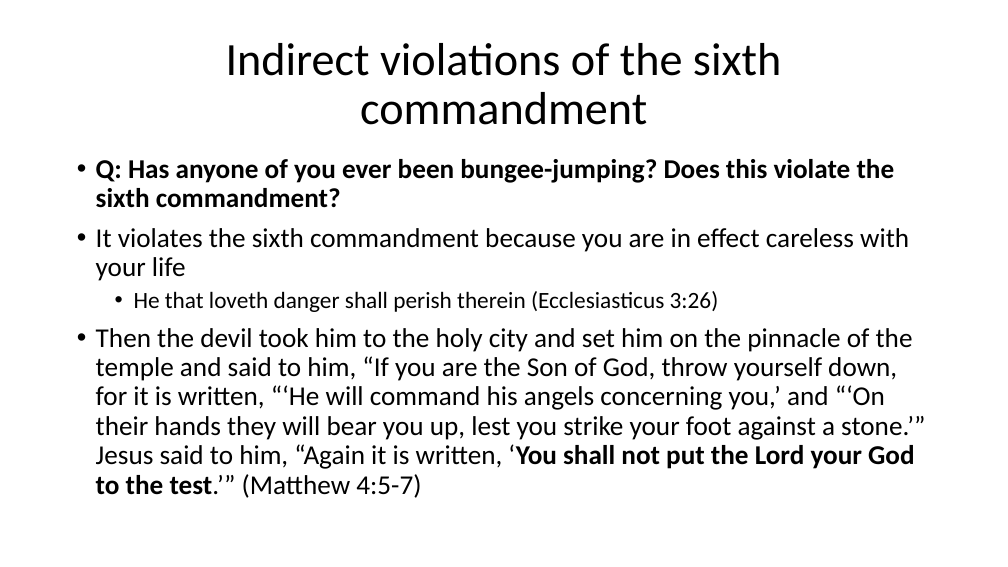
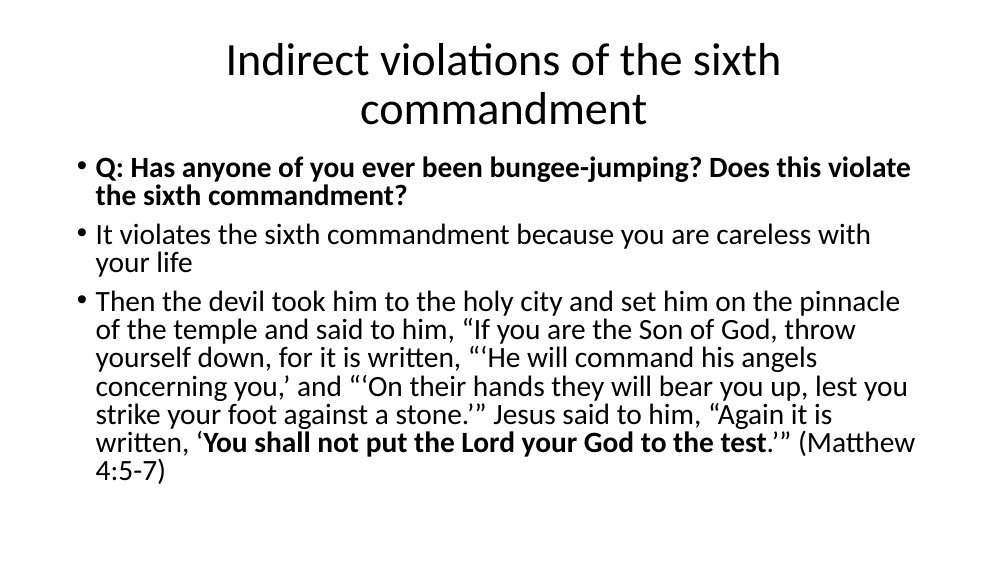
Before and after one commit to csmatyi/calvary_sunday_school, a slide deck: slide 41 of WSC67-69_211010.pptx (slide 40 before the commit). Drawn at 1008x567 pixels with LibreOffice and Linux fonts; fonts in the diff are those of the drawing. Boxes give left, top, right and bottom in pixels: in the first picture for what was removed or moved away, otherwise in the second. Text is boxed around its words. In the diff, an @@ line names an element or a change of style, - is before the commit and + after.

```diff
--- a/WSC67-69_211010.pptx
+++ b/WSC67-69_211010.pptx
@@ text at (96, 156, 915, 484): size 25.9 to 28 pt in "Q: Has anyone of you ever been ...", "Then the devil took him to the ..."; line spacing 0.9 to 0.8 @@
@@ text at (96, 223, 871, 277): text changed; size 25.9 to 28 pt @@
-• It violates the sixth commandment because you are in effect careless with your life
-  • He that loveth danger shall perish therein (Ecclesiasticus 3:26)
+• It violates the sixth commandment because you are careless with your life
```
Also in this commit, not shown: 9 other slides changed, 1 slide added.
